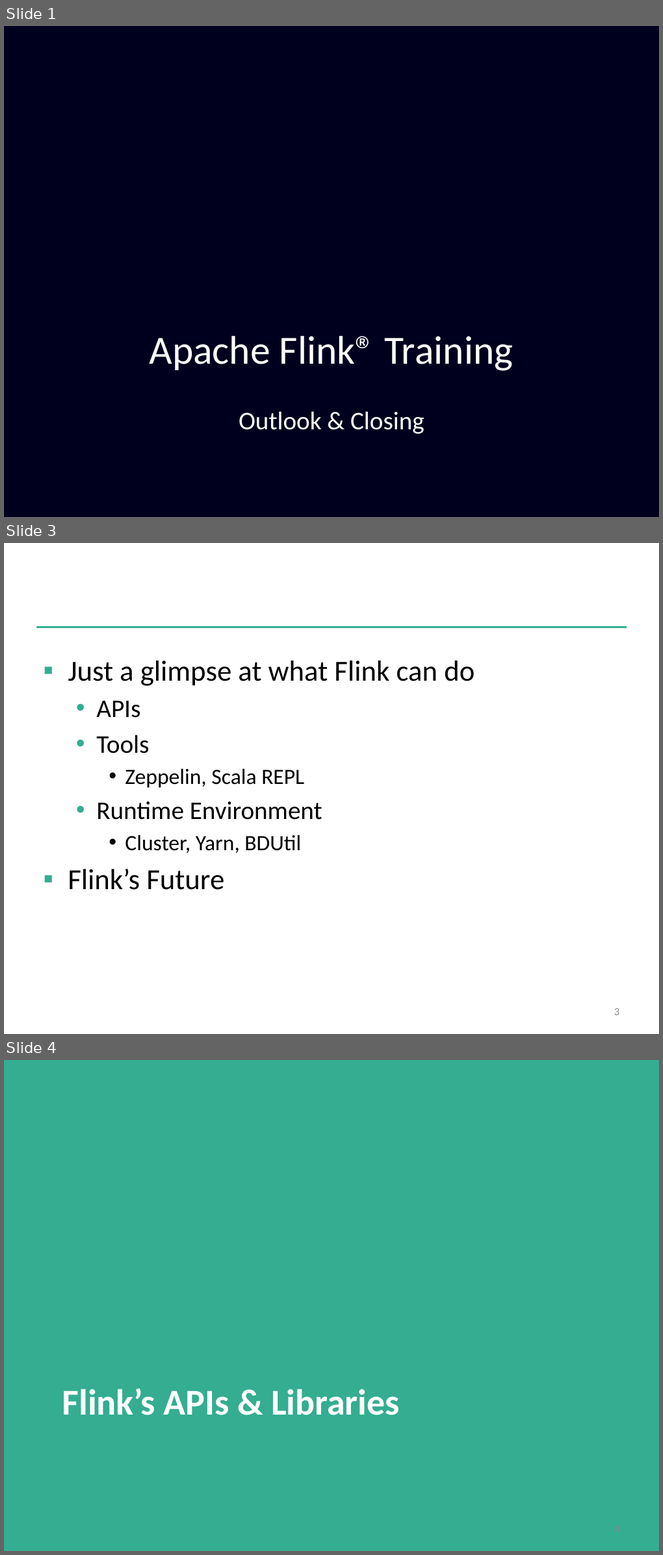
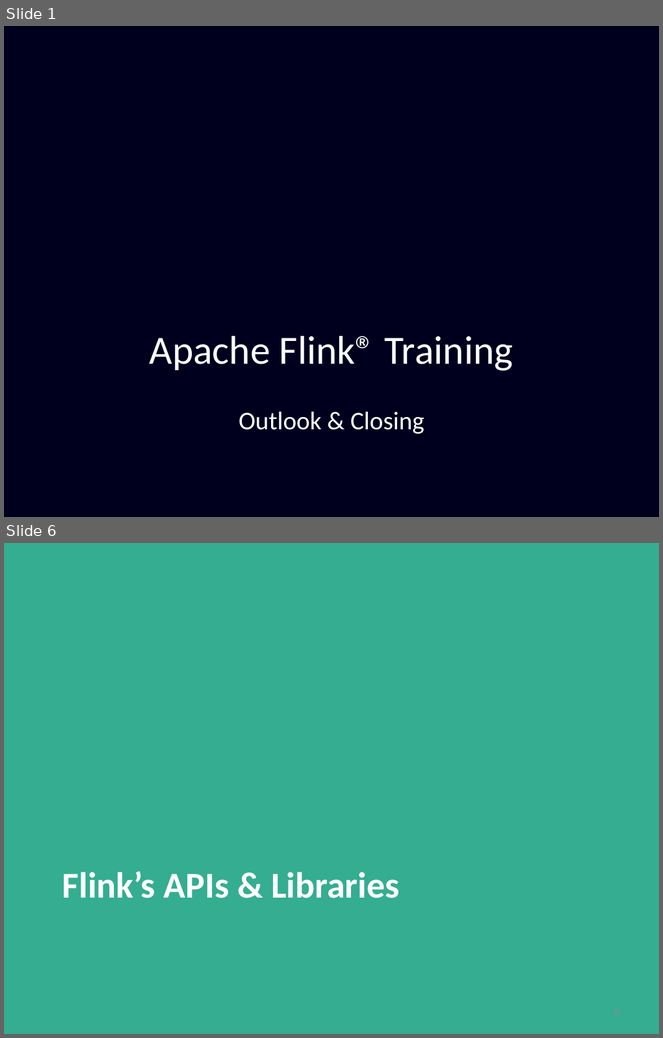
Before and after one commit to dataArtisans/flink-training-web, a slide deck: slides/closing.pptx. Shown one above the other, each under a label of ours: slides 1, 3 and 4 before the commit, slides 1 and 6 after it; the slides between them are not shown. The pictures are 663x1555 and 663x1038 pixels, drawn with LibreOffice and Linux fonts; fonts in the diff are those of the drawing; background and template pictures are left out. Boxes give left, top, right and bottom in pixels: in the first picture for what was removed or moved away, otherwise in the second. Text is boxed around its words. In the diff, an @@ line names an element or a change of style, - is before the commit and + after.

```diff
--- a/slides/closing.pptx
+++ b/slides/closing.pptx
@@ slide 3 removed at bbox=[4, 543, 659, 1034], background #FFFFFF @@
@@ line removed from (36, 627) to (627, 627) @@
@@ text removed at bbox=[68, 661, 475, 890] @@
-▪ Just a glimpse at what Flink can do
-  • APIs
-  • Tools
-    • Zeppelin, Scala REPL
-  • Runtime Environment
-    • Cluster, Yarn, BDUtil
-▪ Flink’s Future
@@ page number removed at bbox=[614, 1008, 620, 1016] @@
-3
@@ what was slide 4 is now slide 6 @@
```
Also in this commit, not shown: 1 slide changed, 8 slides added, 1 other slide removed.
